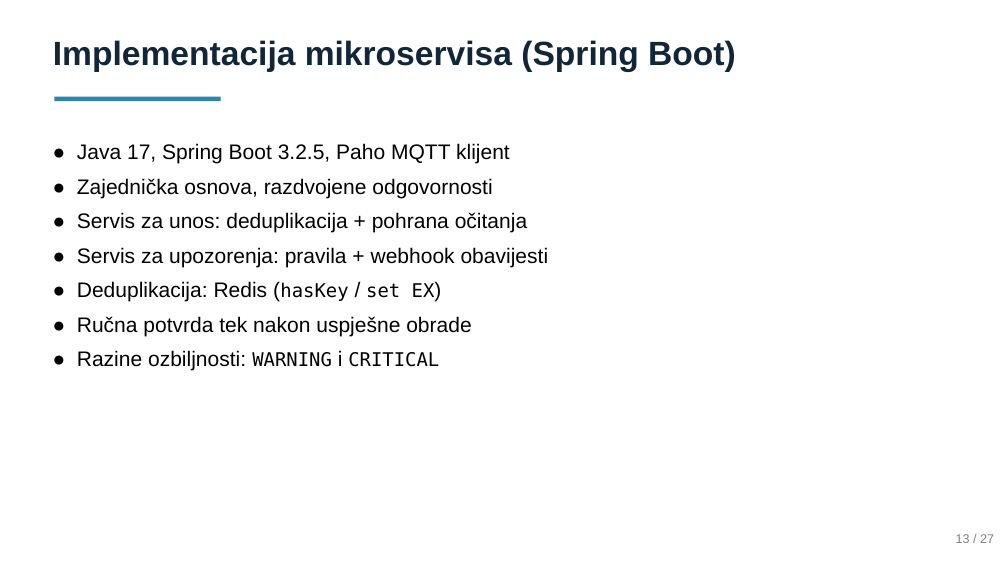
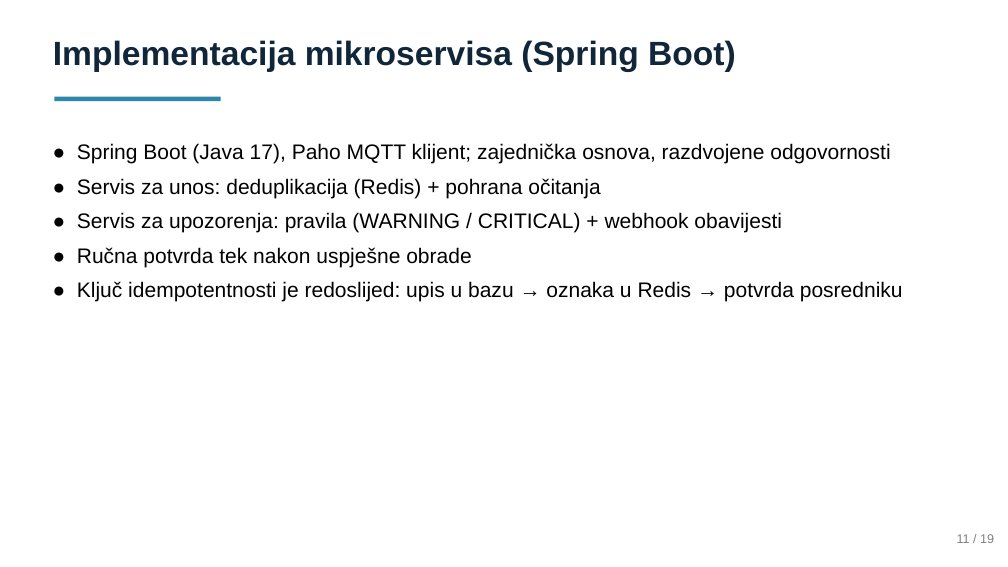
Before and after one commit to LukaIvekovic/iot-telemtry-processing, a slide deck: slide 11 of Prezentacija.pptx (slide 12 before the commit). Drawn at 1008x567 pixels with LibreOffice and Linux fonts; fonts in the diff are those of the drawing. Boxes give left, top, right and bottom in pixels: in the first picture for what was removed or moved away, otherwise in the second. Text is boxed around its words. In the diff, an @@ line names an element or a change of style, - is before the commit and + after.

```diff
--- a/Prezentacija.pptx
+++ b/Prezentacija.pptx
@@ text at (x1=77, y1=143, x2=890, y2=233): text changed @@
-● Java 17, Spring Boot 3.2.5, Paho MQTT klijent
-● Zajednička osnova, razdvojene odgovornosti
-● Servis za unos: deduplikacija + pohrana očitanja
-● Servis za upozorenja: pravila + webhook obavijesti
-● Deduplikacija: Redis (hasKey / set EX)
+● Spring Boot (Java 17), Paho MQTT klijent; zajednička osnova, razdvojene odgovornosti
+● Servis za unos: deduplikacija (Redis) + pohrana očitanja
+● Servis za upozorenja: pravila (WARNING / CRITICAL) + webhook obavijesti
@@ text at (x1=77, y1=281, x2=903, y2=302): text changed @@
-● Razine ozbiljnosti: WARNING i CRITICAL
+● Ključ idempotentnosti je redoslijed: upis u bazu → oznaka u Redis → potvrda posredniku
@@ text at (x1=957, y1=534, x2=994, y2=543): text changed @@
-13 / 27
+11 / 19
```
Also in this commit, not shown: 16 other slides changed, 1 slide added, 7 slides removed.
